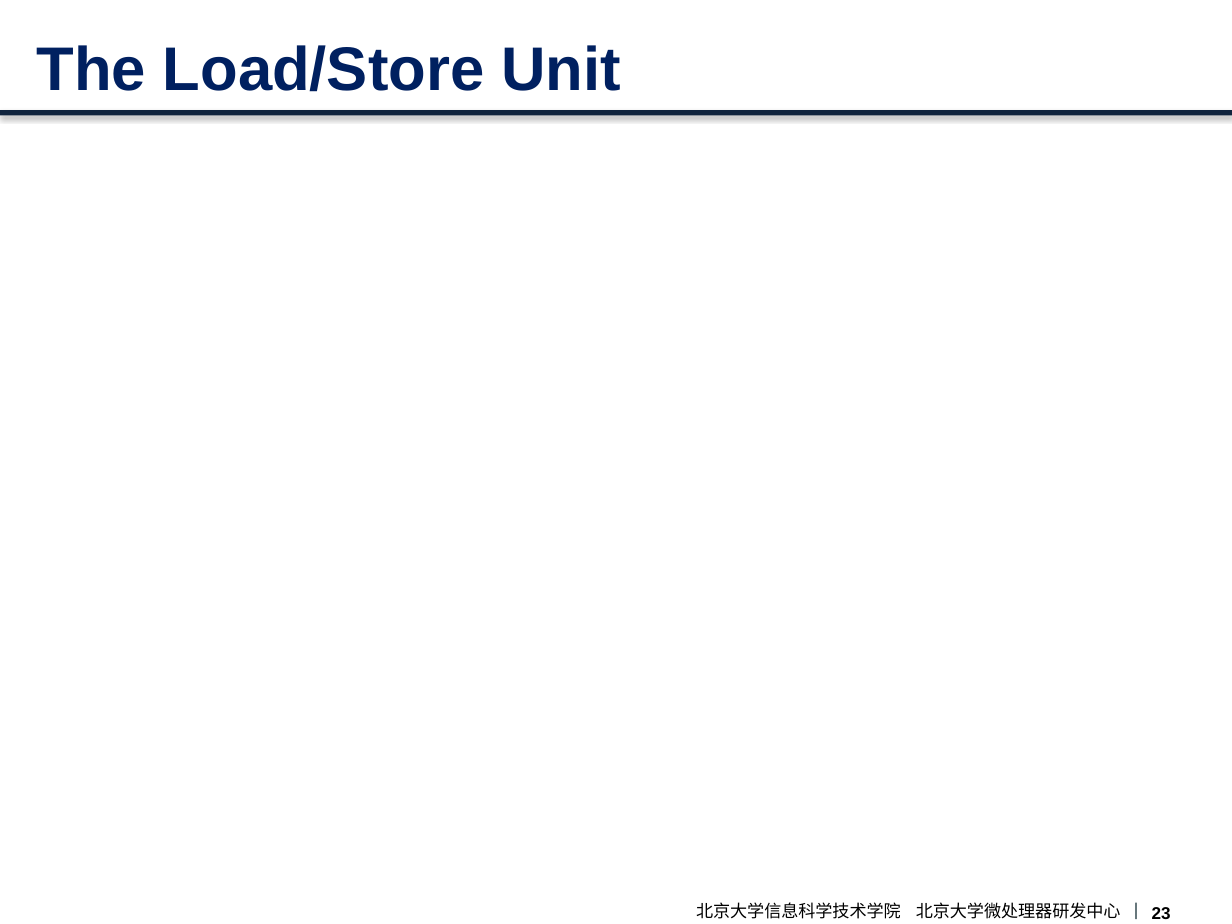
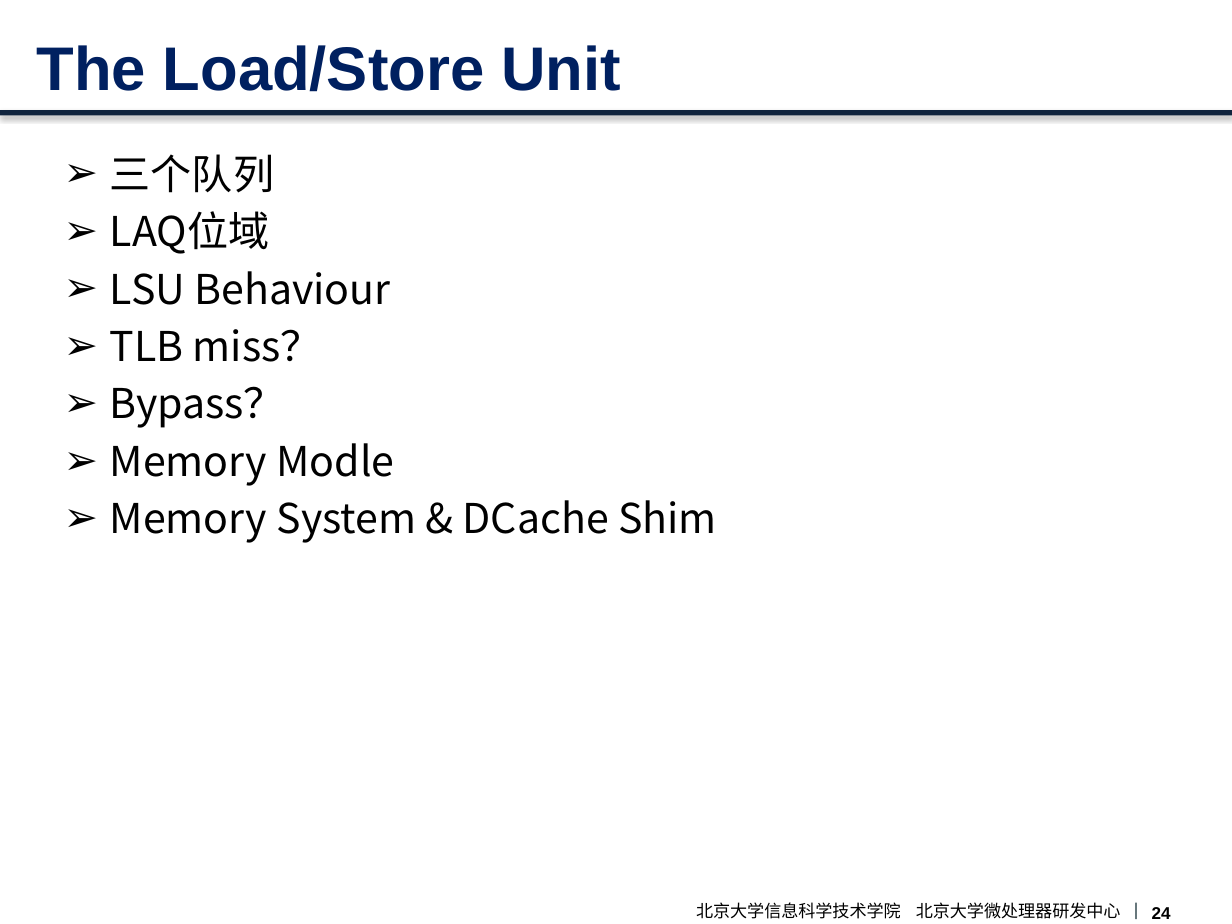
Before and after one commit to CodeATA/Docs, a slide deck: slide 25 of boom overview.pptx (slide 24 before the commit). Drawn at 1232x924 pixels with LibreOffice and Linux fonts; fonts in the diff are those of the drawing; background and template pictures are left out. Boxes give left, top, right and bottom in pixels: in the first picture for what was removed or moved away, otherwise in the second. Text is boxed around its words. In the diff, an @@ line names an element or a change of style, - is before the commit and + after.

```diff
--- a/boom overview.pptx
+++ b/boom overview.pptx
@@ text added at bbox=[110, 154, 717, 543], 24 pt, text #000000 @@
+➢ 三个队列
+➢ LAQ位域
+➢ LSU Behaviour
+➢ TLB miss？
+➢ Bypass？
+➢ Memory Modle
+➢ Memory System & DCache Shim
@@ page number at bbox=[1152, 907, 1171, 919]: text changed @@
-23
+24
```
Also in this commit, not shown: 2 other slides changed, 2 slides added, 1 slide removed, 1 other file.
